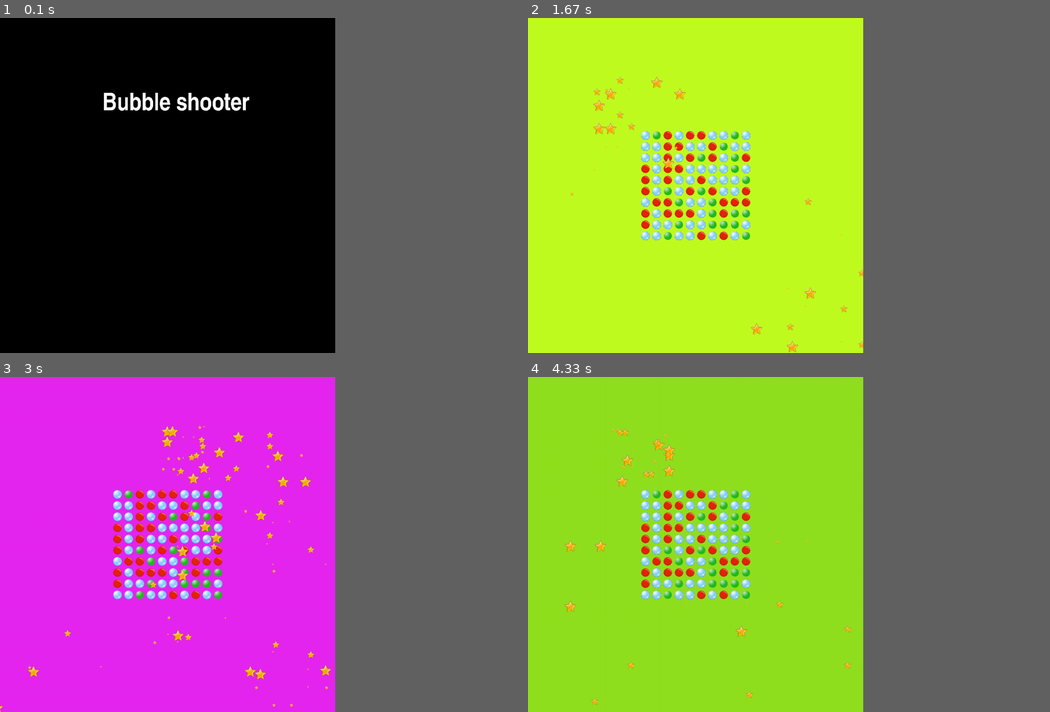
Above: before the commit, frames 1-4 (two rows, left to right).
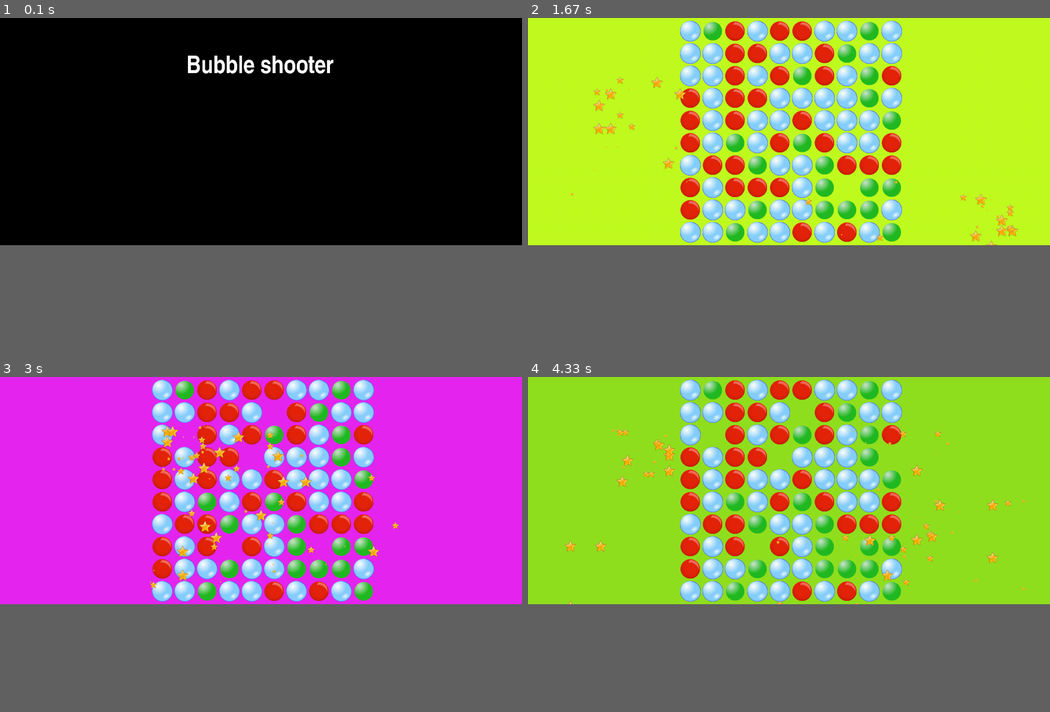
Above: after the commit, the same moments.

Repository: VorchukOleg/Project-pygame
Game: pygame game, started from rabota.py
Same seed, same stepped clock (60 frames per second), same inputs: the game is played once before the commit and once after it.
Inputs (mouse positions are in pixels of both pictures, inside the frame that each line leads up to):
- Up to frame 1 (0.1 s): no input
- Up to frame 2 (1.67 s): click (789, 131) at 0.38 s; click (841, 182) at 0.72 s; click (627, 98) at 1.05 s; click (982, 212) at 1.38 s
- Up to frame 3 (3 s): click (271, 413) at 1.72 s; click (234, 547) at 2.05 s; click (245, 450) at 2.38 s; click (187, 444) at 2.72 s
- Up to frame 4 (4.33 s): click (924, 470) at 3.05 s; click (950, 484) at 3.38 s; click (898, 450) at 3.72 s; click (637, 447) at 4.05 s
In our replay, the window is 578x578 before the commit and 900x392 after it. These sizes can differ from the game's own. Grey fills any space a smaller window leaves; there, only what the larger window draws over its background counts as a difference.

The runs differ from the first frame. In frame 1, 1.6% of the frame differs, in the area x 19-64%, y 11-28%; in frame 2, 21%, in the area x 21-94%, y 0-100%; in frame 3, 20%; in frame 4, 20%.

Commit message:
change coords

Diff:
--- a/rabota.py
+++ b/rabota.py
@@ -5,7 +5,7 @@
 
 pygame.init()
 pygame.font.init()
-SIZE = WIDTH, HEIGHT = 900, 900
+SIZE = WIDTH, HEIGHT = 1400, 610
 screen = pygame.display.set_mode(SIZE)
 all_sprites = pygame.sprite.Group()
 pygame.display.set_caption('Bubble shooter')
@@ -65,7 +65,7 @@
     def __init__(self, pos):
         super().__init__(all_sprites)
         self.image = pygame.transform.scale(load_image(random.choice(
-            ['bluebubble.png', 'redbubble.png', 'greenbubble.png'])), (30, 30))
+            ['bluebubble.png', 'redbubble.png', 'greenbubble.png'])), (70, 70))
         self.rect = self.image.get_rect()
         self.rect.x, self.rect.y = pos
 
@@ -78,7 +78,7 @@
 def start_screen():
     font = pygame.font.SysFont('impact', 60)
     text = font.render('Bubble shooter', False, 'white')
-    text_coords = (275, 200)
+    text_coords = (500, 100)
     running = True
     while running:
         for event in pygame.event.get():
@@ -97,7 +97,7 @@
     r, g, b = 0, 0, 0
     for i in range(10):
         for j in range(10):
-            Bubble((300 + i * 30, 300 + j * 30))
+            Bubble((400 + i * 60, 0 + j * 60))
     while running:
         for event in pygame.event.get():
             if event.type == pygame.QUIT:
